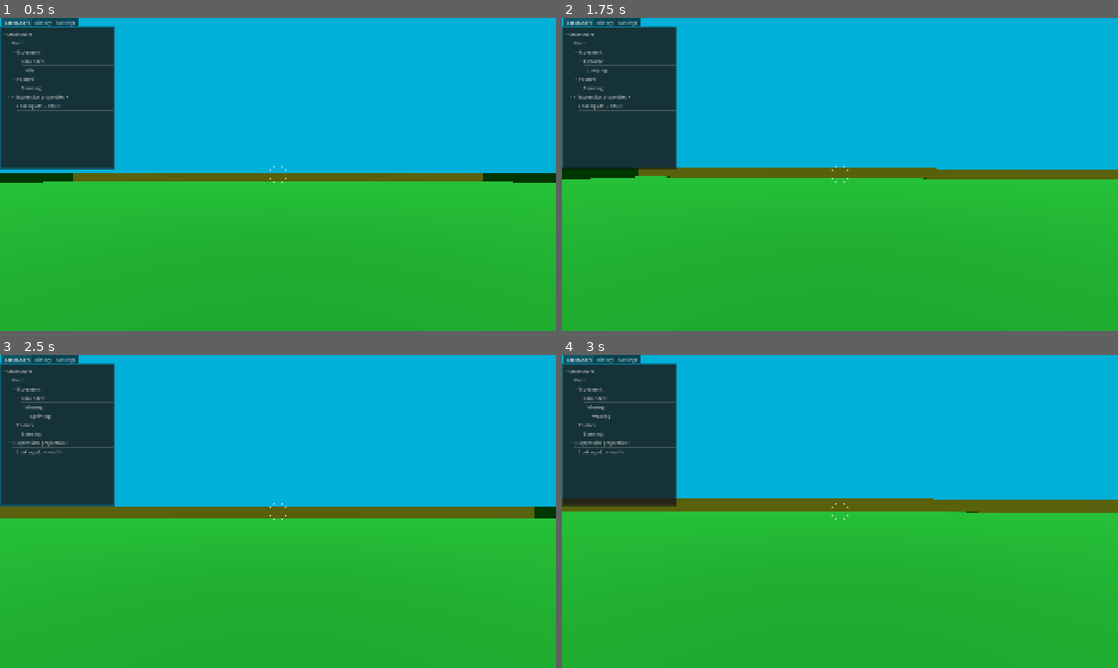
Above: before the commit, frames 1-4 (two rows, left to right).
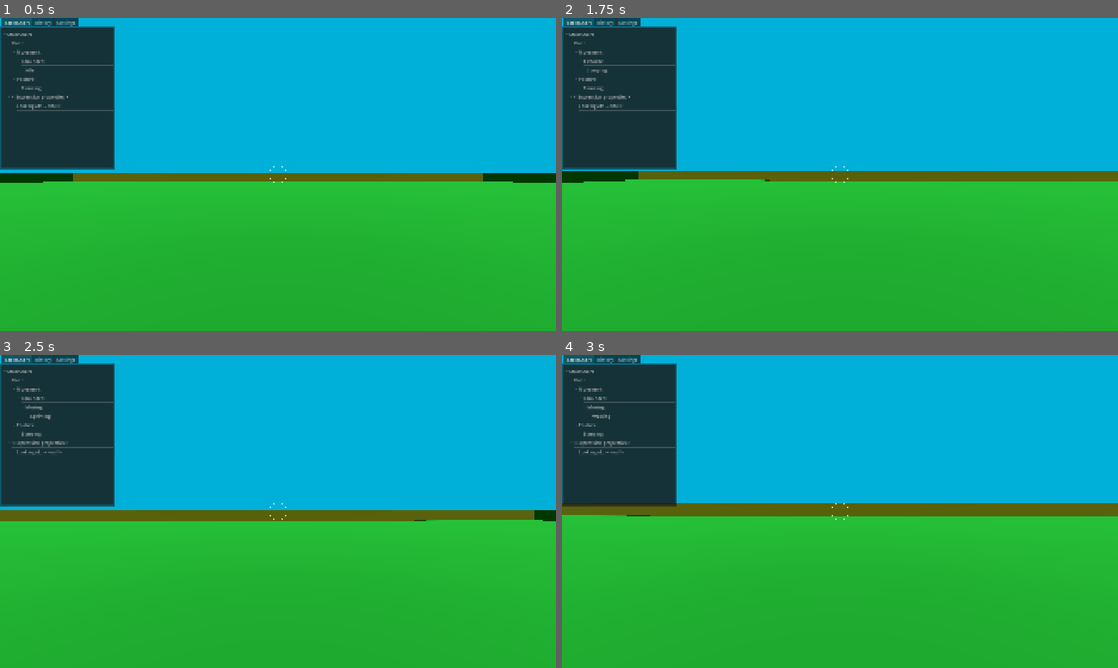
Above: after the commit, the same moments.

Repository: janisl/rpg-core
Game: Godot game, scene res://systems/main_scene.tscn
The game is run twice, just before and just after one commit, with the same random seed, the same clock (stepped at 60 frames per second) and the same inputs.
Inputs (mouse positions are in pixels of both pictures, inside the frame that each line leads up to):
- Up to frame 1 (0.5 s): no input
- Up to frame 2 (1.75 s): tap Enter at 0.5 s; move the mouse to (867, 174) at 0.52 s; hold Z (test) 0.53-1.28 s; hold W (forward) from 0.53 s (still down); tap Space (jump) at 0.77, 1.52 s; move the mouse to (812, 174) at 1.27 s; tap Shift (crouch) at 1.35 s; tap Z (test) at 1.55 s
- Up to frame 3 (2.5 s): keep holding W (forward); move the mouse to (289, 505) at 2.02 s; hold Ctrl (sprint) from 2.03 s (still down); tap Z (test) at 2.3 s
- Up to frame 4 (3 s): keep holding W (forward); move the mouse to (834, 517) at 2.77 s; release Ctrl (sprint) at 2.78 s; tap Z (test) at 2.85 s

Frame 1 is identical in both runs. In frame 2, 1.7% of the frame differs, in the area x 0-100%, y 47-53%; in frame 3, 1.9%; in frame 4, 2.8%, in the area x 0-100%, y 45-52%.

Commit message:
Add support for weapon kick effect.

Diff:
--- a/actors/player/camera_effects.gd
+++ b/actors/player/camera_effects.gd
@@ -19,12 +19,18 @@
 @export var enable_damage_kick := true
 @export var damage_time := 0.3
 
+@export_group("Weapon kick")
+@export var enable_weapon_kick := true
+@export var weapon_decay := 0.5
+
 var _fall_value := 0.0
 var _fall_timer := 0.0
 
 var _damage_pitch := 0.0
 var _damage_roll := 0.0
 var _damage_timer := 0.0
+
+var _weapon_kick_angles := Vector3.ZERO
 
 
 func _process(delta: float) -> void:
@@ -33,12 +39,18 @@
 
 func _unhandled_input(event: InputEvent) -> void:
 	if event.is_action_pressed("test"):
-		add_damage_kick(2.0, 2.0, Vector3.ZERO)
+		add_weapon_kick(2.0, 2.0, 2.0)
 
 
 func add_fall_kick(fall_strength: float) -> void:
 	_fall_value = deg_to_rad(fall_strength)
 	_fall_timer = fall_time
+
+
+func add_weapon_kick(pitch: float, yaw: float, roll: float) -> void:
+	_weapon_kick_angles.x += deg_to_rad(pitch)
+	_weapon_kick_angles.y += deg_to_rad(randf_range(-yaw, yaw))
+	_weapon_kick_angles.z += deg_to_rad(randf_range(-roll, roll))
 
 
 func add_damage_kick(pitch: float, roll: float, source: Vector3) -> void:
@@ -87,5 +99,9 @@
 		angles.x -= damage_ratio * _damage_pitch
 		angles.z -= damage_ratio * _damage_roll
 
+	if enable_weapon_kick:
+		_weapon_kick_angles = _weapon_kick_angles.move_toward(Vector3.ZERO, weapon_decay * delta)
+		angles += _weapon_kick_angles
+
 	position = offset
 	rotation = angles
